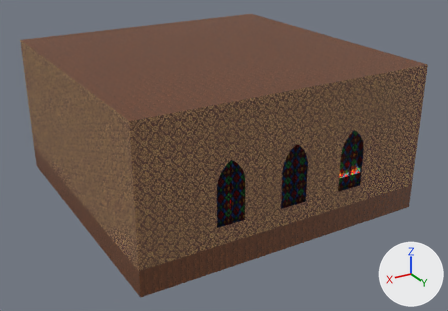
Renders of the Blender file assets-source/rooms/guardian-vault/blend/guardian-vault_low.blend from each side of a commit.
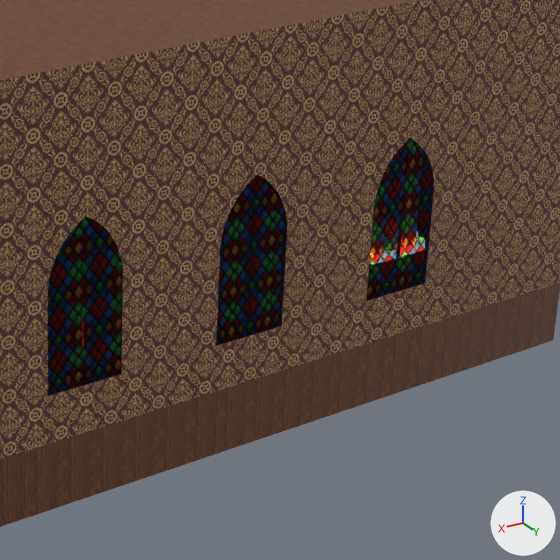
Each version is shown whole from a 50 mm lens placed at (12.21, 21.55, 12.03), pointed at (-0.46, 0.44, 1.48), then close up on the part from 44% to 92% of the width and 25% to 93% of the height. Arrows for +X, +Y and +Z are at lower right; the lights stay in place. The older version's two pictures come first.

Before the edit, the objects in view are built like this:
```python
mat_guardian_vault_flame = principled_material('guardian-vault_flame')
mat_guardian_vault_flame.base_color = (1.0, 0.62, 0.22)  # beige #ffce81
mat_guardian_vault_flame.emission_color = (1.0, 0.62, 0.22)  # beige #ffce81
mat_guardian_vault_flame.emission_strength = 6.0
me_guardian_vault = bpy.data.meshes.new('guardian-vault')
me_guardian_vault.from_pydata(...)  # 4952 vertices, 7263 faces; spans x -6.0..6.0, y -6.0..6.0, z 0.0..6.0
# faces by material slot: [34, 90, 586, 5198, 972, 63, 176, 144]
me_guardian_vault.materials.append(mat_guardian_vault_stone_floor)
me_guardian_vault.materials.append(mat_guardian_vault_wallpaper)
me_guardian_vault.materials.append(mat_guardian_vault_walnut)
me_guardian_vault.materials.append(mat_guardian_vault_brass_aged)
me_guardian_vault.materials.append(mat_guardian_vault_brass_polished)
me_guardian_vault.materials.append(mat_guardian_vault_stained_glass)
me_guardian_vault.materials.append(mat_guardian_vault_wax)  # beige #e7d7b8
me_guardian_vault.materials.append(mat_guardian_vault_flame)  # beige #ffce81, glowing beige #ffce81
ob_guardian_vault = bpy.data.objects.new('guardian-vault', me_guardian_vault)
ob_guardian_vault.location = (0.0, 0.0, 0.0)
```
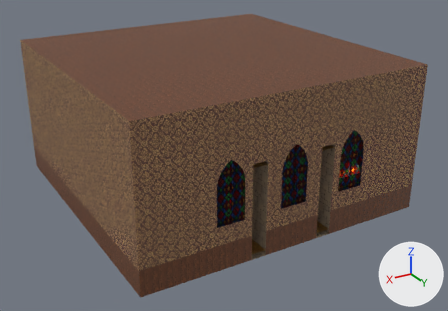
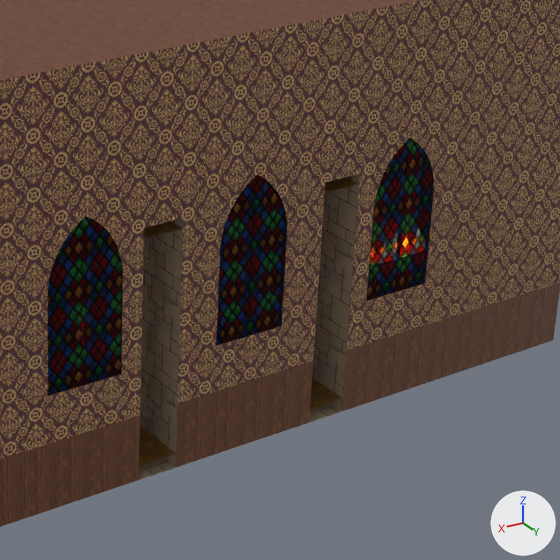
Pixel boxes (x1, y1, x2, y2) of what changed, in the close-ups (560 x 560 px; the box of a moved part takes in the faces that stretch with it):
'guardian-vault', recoloured, surface changed, reshaped: (0, 0, 560, 527) in both
part 1 of me_guardian_vault, rebuilt: before (383, 247, 388, 258); after (381, 244, 387, 256)
part 2 of me_guardian_vault, rebuilt (17% taller): before (412, 238, 418, 249); after (414, 235, 420, 248)
part 3 of me_guardian_vault, rebuilt: before (416, 231, 419, 241); after (416, 226, 421, 239)
part 4 of me_guardian_vault, moved or reshaped (mostly hidden before): before (48, 170, 434, 374); after (88, 6, 434, 486)
part 5 of me_guardian_vault, recoloured (darker): (370, 237, 425, 265) in both

Edits to the bpy script that builds the scene:
```text
Change mat_guardian_vault_flame:
    mat_guardian_vault_flame.emission_color: (1.0, 0.62, 0.22) -> (0.25, 0.0825, 0.015)  # beige #ffce81 -> brown #895121
    mat_guardian_vault_flame.emission_strength: 6.0 -> 24.0
Add mat_guardian_vault_gilt:
    mat_guardian_vault_gilt = principled_material('guardian-vault_gilt')
    mat_guardian_vault_gilt.base_color = (0.52, 0.31, 0.1)  # orange #bf9759
    mat_guardian_vault_gilt.roughness = 0.42
Add mat_guardian_vault_coals:
    mat_guardian_vault_coals = principled_material('guardian-vault_coals')
    mat_guardian_vault_coals.base_color = (0.138, 0.025, 0.00375)  # brown #682c0c
    mat_guardian_vault_coals.roughness = 0.9
    mat_guardian_vault_coals.emission_color = (0.138, 0.025, 0.00375)  # brown #682c0c
    mat_guardian_vault_coals.emission_strength = 12.0
Change me_guardian_vault:
    used by ob_guardian_vault; location = (0.0, 0.0, 0.0)
    remove me_guardian_vault.from_pydata(...)  # 4952 vertices, 7263 faces; spans x -6.0..6.0, y -6.0..6.0, z 0.0..6.0
    add me_guardian_vault.from_pydata(...)  # 5726 vertices, 8757 faces; spans x -6.0..6.0, y -6.0..6.0, z 0.0..6.0
    me_guardian_vault part 1: the loose piece of 5 vertices spanning x -3.76..-3.64, y 4.48..4.6, z 1.41..1.59 is rebuilt with 8 vertices and now spans x -3.72..-3.62, y 4.5..4.58, z 1.41..1.65
    me_guardian_vault part 2: the loose piece of 5 vertices spanning x -4.36..-4.24, y 4.48..4.6, z 1.41..1.59 is rebuilt with 8 vertices and now spans x -4.38..-4.28, y 4.5..4.58, z 1.41..1.63
    me_guardian_vault part 3: the loose piece of 5 vertices spanning x -4.6..-4.48, y 4.24..4.36, z 1.41..1.59 is rebuilt with 8 vertices and now spans x -4.58..-4.5, y 4.28..4.38, z 1.41..1.65
    me_guardian_vault part 4: 133 vertices moved from x -3.27..3.27, y 5.9..6.0, z 4.17..5.16 to x -3.27..3.27, y 5.9..6.0, z 3.1..4.98; 695 vertices removed from x -3.27..3.27, y -5.94..6.0, z 0.0..5.72; 1355 vertices added at x -4.6..4.6, y -4.6..6.0, z 0.0..6.0
    me_guardian_vault part 5: 32 faces spanning x -4.66..4.66, y -4.66..4.66, z 1.41 switch from mat_guardian_vault_flame (beige #ffce81, glowing beige #ffce81) to mat_guardian_vault_coals (brown #682c0c, glowing brown #682c0c)
    other edits to the shape of me_guardian_vault do not show in these pictures
    add me_guardian_vault.materials.append(mat_guardian_vault_gilt)  # orange #bf9759
```
